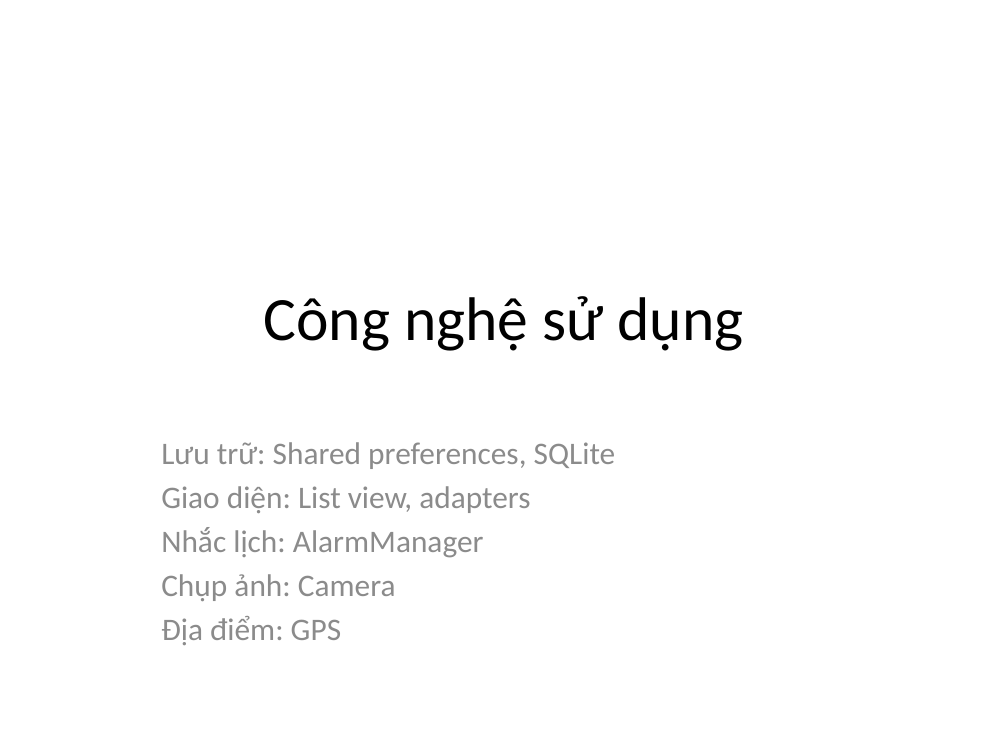
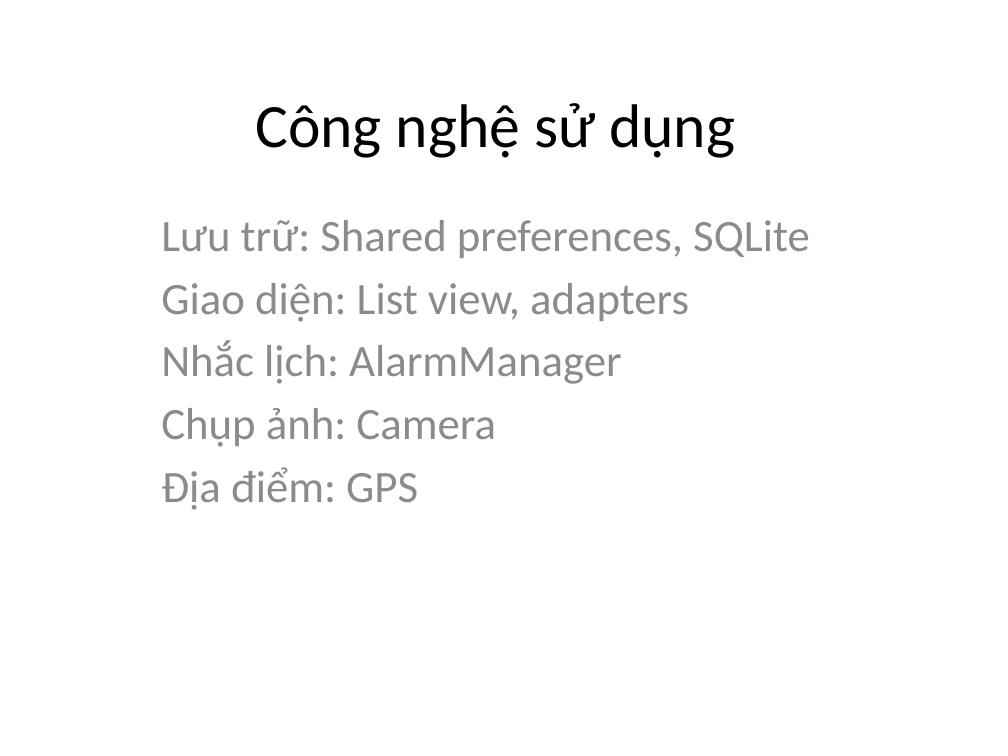
Before and after one commit to phamtuanchip/android, a slide deck: slide 3 of Mon Ky thuat lap trinh.pptx. Drawn at 1008x756 pixels with LibreOffice and Linux fonts; fonts in the diff are those of the drawing. Boxes give left, top, right and bottom in pixels: in the first picture for what was removed or moved away, otherwise in the second. Text is boxed around its words. In the diff, an @@ line names an element or a change of style, - is before the commit and + after.

```diff
--- a/Mon Ky thuat lap trinh.pptx
+++ b/Mon Ky thuat lap trinh.pptx
@@ title "Công nghệ sử dụng": place and size @@
-title "Công nghệ sử dụng" at <box>264,296,744,351</box>
+title "Công nghệ sử dụng" at <box>255,103,735,158</box>
@@ subtitle "Lưu trữ: Shared preferences, SQLite": place and size @@
-subtitle "Lưu trữ: Shared preferences, SQLite" at <box>161,442,616,645</box>
+subtitle "Lưu trữ: Shared preferences, SQLite" at <box>161,220,810,510</box>
@@ subtitle "Lưu trữ: Shared preferences, SQLite" at <box>161,220,810,510</box>: size 22.4 to 32 pt; more space between paragraphs @@
```
Also in this commit, not shown: 16 other slides changed, 7 slides added, 10 slides removed, 1 other file.
